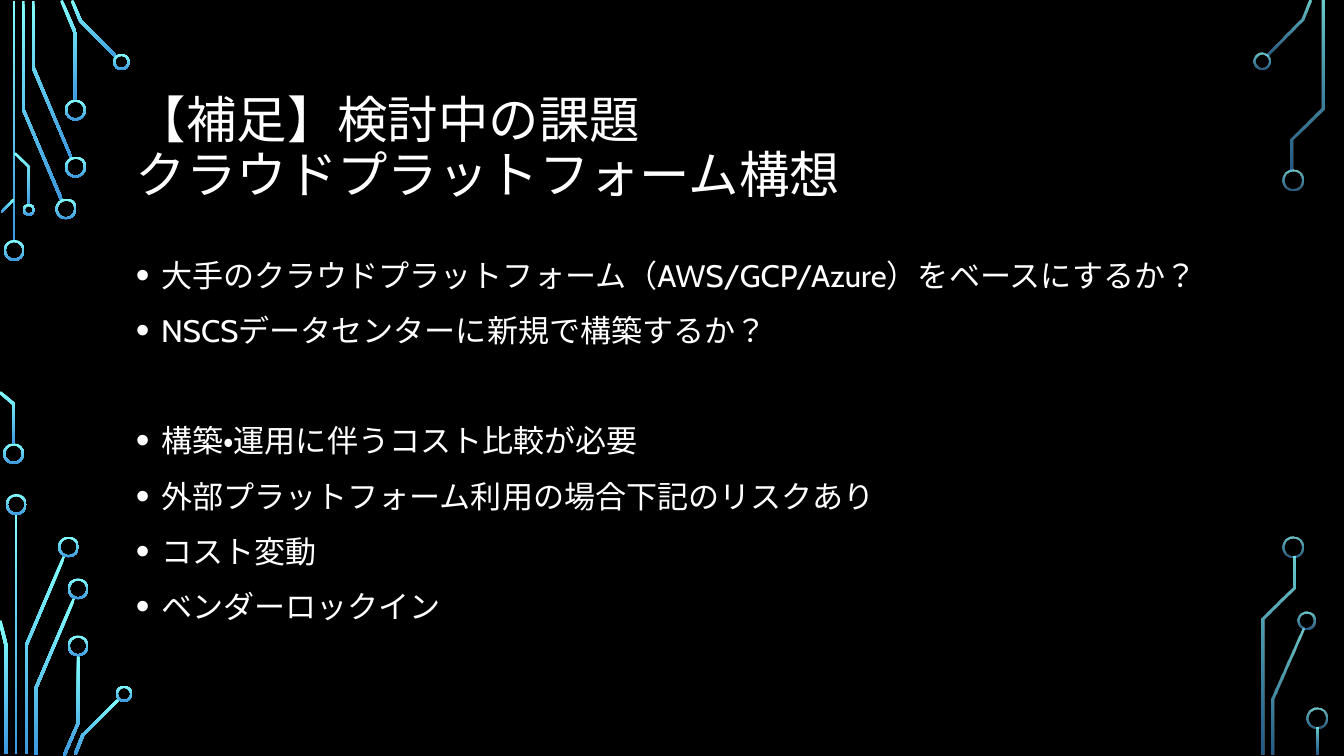
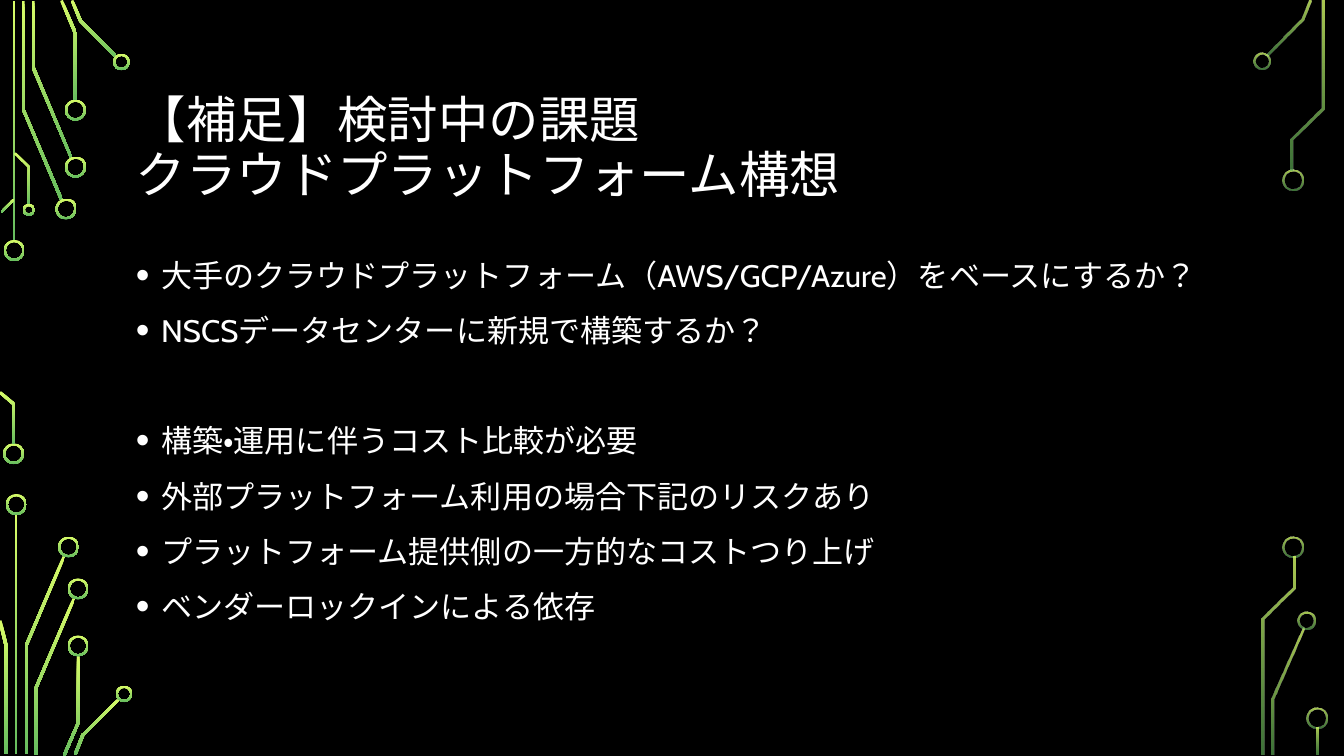
Before and after one commit to SITH-YN/PythonTool, a slide deck: slide 23 of Temp/39期ビジネスアイディア.pptx (slide 22 before the commit). Drawn at 1344x756 pixels with LibreOffice and Linux fonts; fonts in the diff are those of the drawing; background and template pictures are left out. Boxes give left, top, right and bottom in pixels: in the first picture for what was removed or moved away, otherwise in the second. Text is boxed around its words. In the diff, an @@ line names an element or a change of style, - is before the commit and + after.

```diff
--- a/Temp/39期ビジネスアイディア.pptx
+++ b/Temp/39期ビジネスアイディア.pptx
@@ fill gradient #82FFFF to #3D97DE to gradient #D8FC68 to #66BD5F in 36 elements at (4,240,25,261), (3,444,24,465), (22,1,63,201), (55,199,77,220), (31,1,72,158), (60,0,78,101), (65,156,86,177), (65,100,86,121), (71,0,117,58), (113,53,131,70), (1,199,15,213), (0,391,15,445), (14,152,30,205), (22,204,34,216), (15,514,18,755), (24,556,65,754), (6,494,27,515), (0,620,7,754), (58,536,80,558), (34,598,76,755), (63,655,80,756), (68,579,89,600), (68,635,89,656), (74,698,120,755), (116,686,133,702), (1266,0,1313,56), (1253,52,1270,70), (1282,169,1304,191), (1271,628,1305,755), (1299,612,1316,629), (1292,1,1325,171), (1284,536,1305,558), (1261,557,1296,755), (1307,708,1328,729), (1317,727,1320,755), (12,1,15,242) @@
@@ text at (161,536,875,621): text changed @@
-• コスト変動
-• ベンダーロックイン
+• プラットフォーム提供側の一方的なコストつり上げ
+• ベンダーロックインによる依存
```
Also in this commit, not shown: 25 other slides changed.
